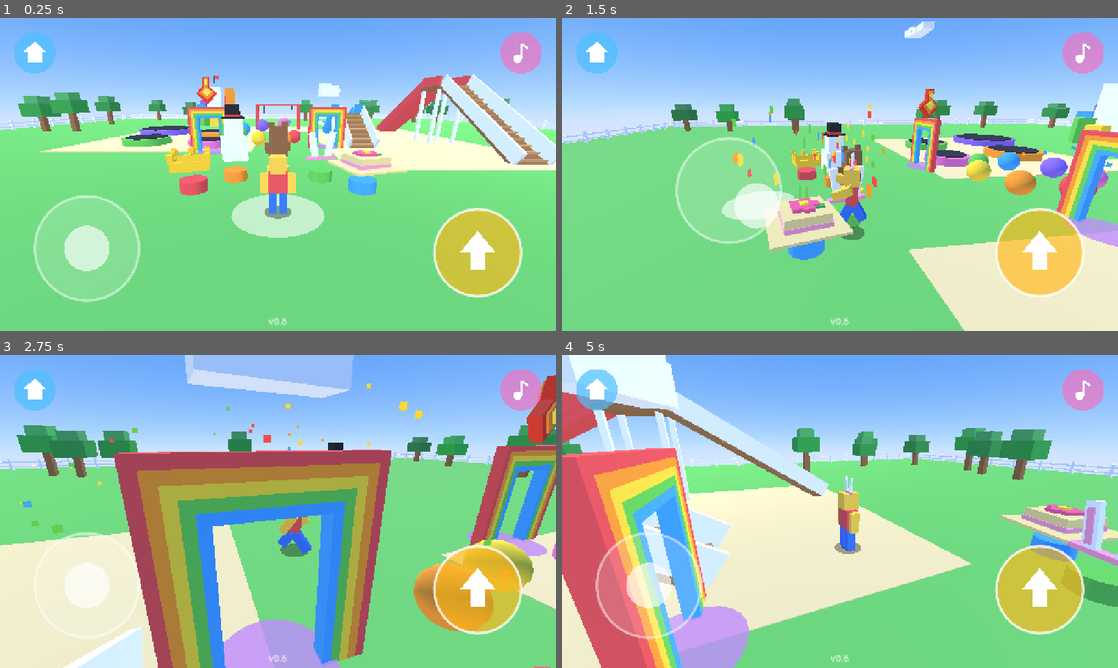
Above: before the commit, frames 1-4 (two rows, left to right).
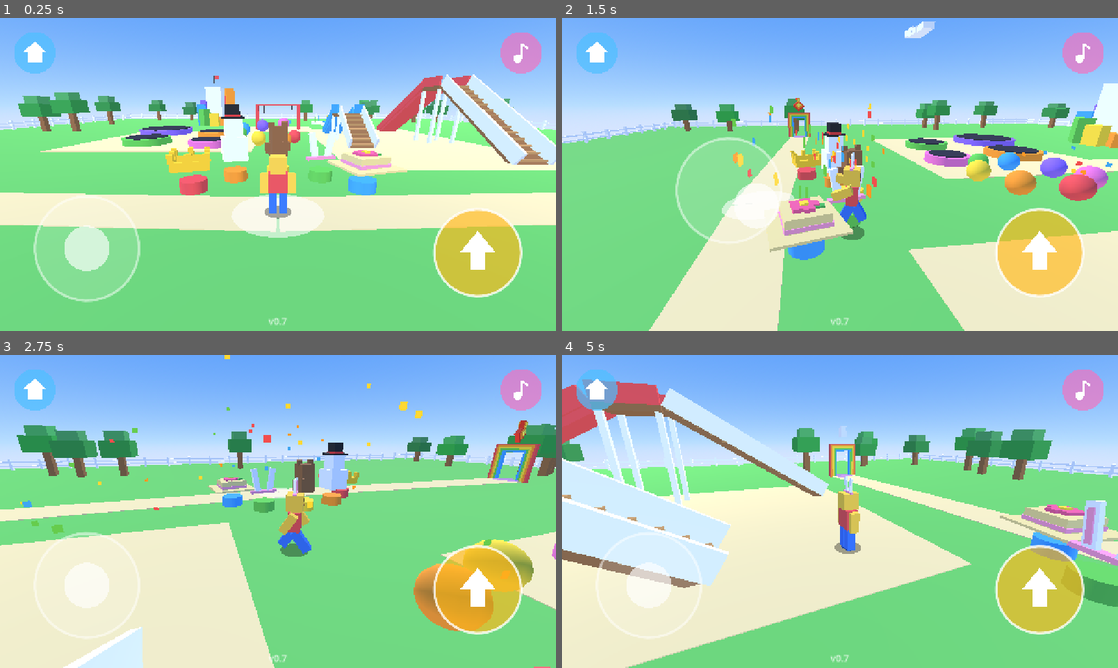
Above: after the commit, the same moments.

Repository: yusufmalikul/jumpbox
Game: Godot game, scene res://scenes/main.tscn
Two runs of this game, one before a commit and one after it. Both use one fixed random seed, a clock stepped at 60 frames per second and the inputs below. Sound files missing from this copy of the repository are replaced by a short silence.
Inputs (mouse positions are in pixels of both pictures, inside the frame that each line leads up to):
- Up to frame 1 (0.25 s): no input
- Up to frame 2 (1.5 s): move the mouse to (962, 158) at 0.52 s; hold D 0.53-1.25 s; hold Q 0.53-1.25 s; click (962, 158) at 0.67 s; tap Space at 0.77 s; drag from (728, 190) to (812, 237) at 1.27 s
- Up to frame 3 (2.75 s): move the mouse to (333, 442) at 2.02 s; hold D from 2.03 s (still down); hold Q from 2.03 s (still down)
- Up to frame 4 (5 s): release D at 2.75 s; release Q at 2.75 s; drag from (812, 574) to (673, 464) at 2.77 s; move the mouse to (1006, 558) at 3.52 s; hold A 3.53-4.25 s; hold Q 3.53-4.25 s; tap Space at 3.77 s; drag from (673, 464) to (756, 433) at 4.27 s

The runs differ from the first frame. In frame 1, 12% of the frame differs, in the area x 0-100%, y 18-99%; in frame 2, 10%; in frame 3, 33%, in the area x 0-100%, y 0-100%; in frame 4, 21%.

Commit message:
Move the course doors away from the rides; new README pictures
The two rainbow doors now stand on the left and right of the start,
facing it, with a sand path to each. The README shows a new overview of
the park and a row of the five hats. Version 0.7.

Diff:
--- a/project.godot
+++ b/project.godot
@@ -6,7 +6,7 @@
 
 config/name="JumpBox"
 config/description="An offline 3D playground for little kids."
-config/version="0.6"
+config/version="0.7"
 run/main_scene="res://scenes/main.tscn"
 config/features=PackedStringArray("4.7", "GL Compatibility")
 config/icon="res://icon.svg"
--- a/scripts/main.gd
+++ b/scripts/main.gd
@@ -12,8 +12,8 @@
 const Hats := preload("res://scripts/hats.gd")
 ## The jump courses: their script, where they are, and the icon over their door.
 const COURSES := {
-	"sky": {"script": preload("res://scripts/sky_course.gd"), "pos": Vector3(0, 40, -110), "door": Vector3(4, 0, 3)},
-	"lava": {"script": preload("res://scripts/lava_course.gd"), "pos": Vector3(200, 0, 0), "door": Vector3(-5, 0, 5)},
+	"sky": {"script": preload("res://scripts/sky_course.gd"), "pos": Vector3(0, 40, -110), "door": Vector3(22, 0, 14)},
+	"lava": {"script": preload("res://scripts/lava_course.gd"), "pos": Vector3(200, 0, 0), "door": Vector3(-22, 0, 14)},
 }
 
 const SPAWN := Vector3(0, 0.1, 15)
@@ -160,7 +160,11 @@
 
 func _build_door(course_name: String) -> void:
 	var pos: Vector3 = COURSES[course_name]["door"]
-	var door := U.portal(_park, pos, Basis.IDENTITY, RAINBOW)
+	# The doors stand away from the rides, facing the start, with a sand path leading to each.
+	var to_start := Vector3(SPAWN.x - pos.x, 0, SPAWN.z - pos.z)
+	var door := U.portal(_park, pos, Basis.looking_at(to_start, Vector3.UP), RAINBOW)
+	var path := U.mesh_box(_park, Vector3(2.4, 0.02, to_start.length()), pos + to_start * 0.5 + Vector3.UP * 0.012, SAND)
+	path.rotation.y = atan2(to_start.x, to_start.z)
 	door.body_entered.connect(func(body: Node3D):
 		if body == _player:
 			_enter_course(course_name), CONNECT_DEFERRED)
Binary file added: docs/hats.jpg
Not shown, added: docs/hats.jpg.import
Binary file removed: docs/park-doors.jpg
Binary file added: docs/park.jpg
Not shown, added: docs/park.jpg.import
Not shown, changed: export_presets.cfg
Not shown, changed: README.md
